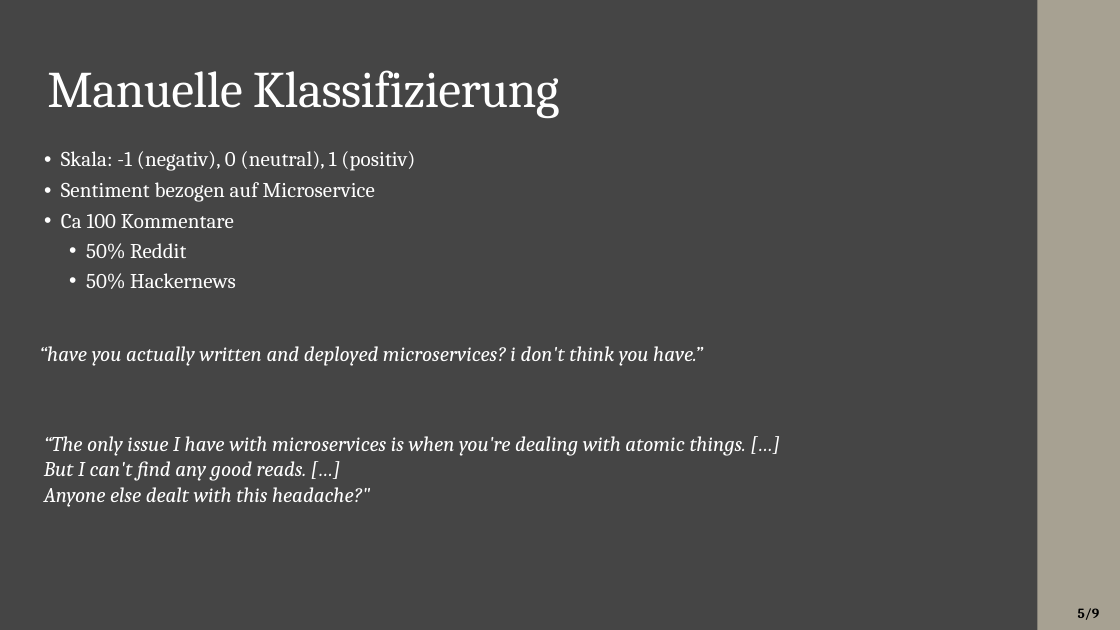
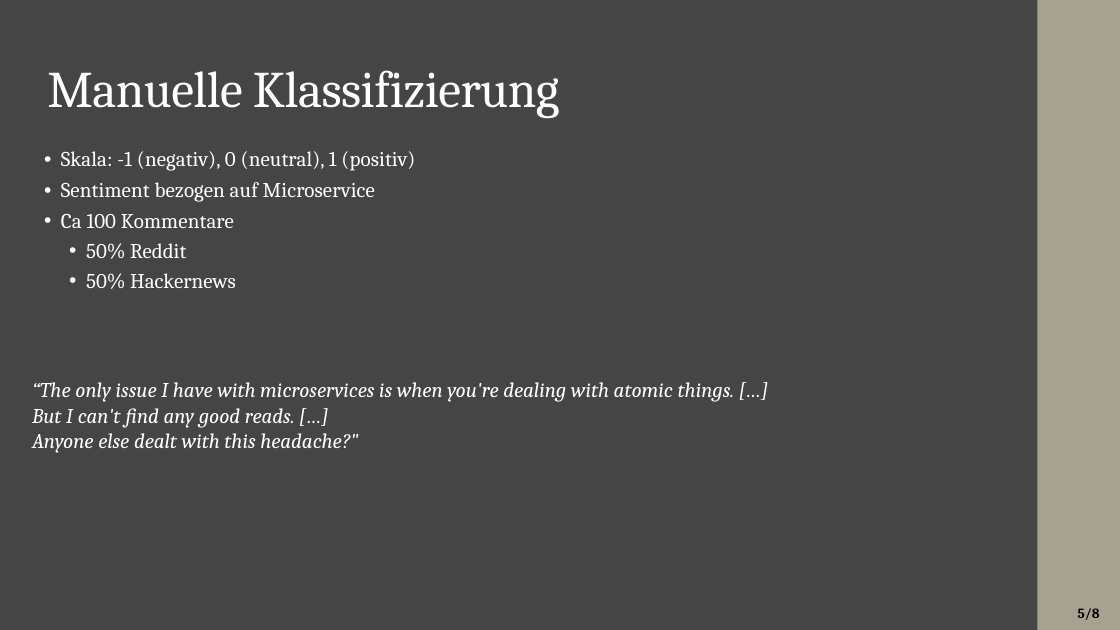
Before and after one commit to andreasw21/bachelor_thesis_msa_sentiments, a slide deck: slide 5 of Thesis_Documentation/Presentation_Slides/Abschlusspräsentation.pptx. Drawn at 1120x630 pixels with LibreOffice and Linux fonts; fonts in the diff are those of the drawing. Boxes give left, top, right and bottom in pixels: in the first picture for what was removed or moved away, otherwise in the second. Text is boxed around its words. In the diff, an @@ line names an element or a change of style, - is before the commit and + after.

```diff
--- a/Thesis_Documentation/Presentation_Slides/Abschlusspräsentation.pptx
+++ b/Thesis_Documentation/Presentation_Slides/Abschlusspräsentation.pptx
@@ text removed at [39, 346, 703, 366] @@
-“have you actually written and deployed microservices? i don't think you have.”
@@ text "“The only issue I have ...": place and size @@
-text "“The only issue I have ..." at [44, 436, 747, 507]
+text "“The only issue I have ..." at [32, 382, 735, 453]
```
Also in this commit, not shown: 7 other slides changed, 1 slide removed.
